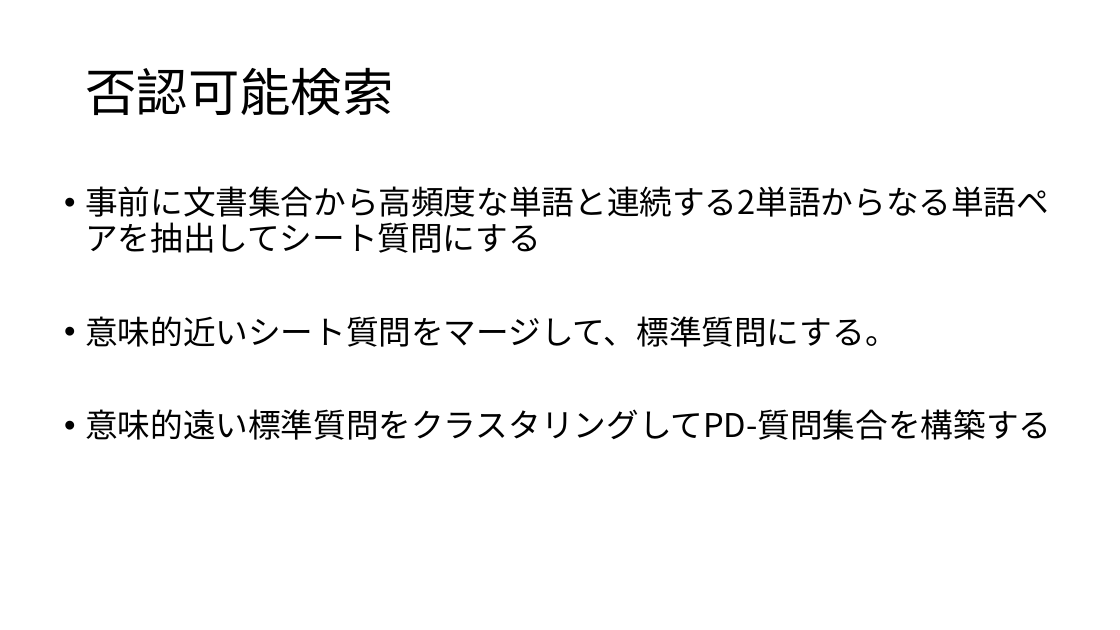
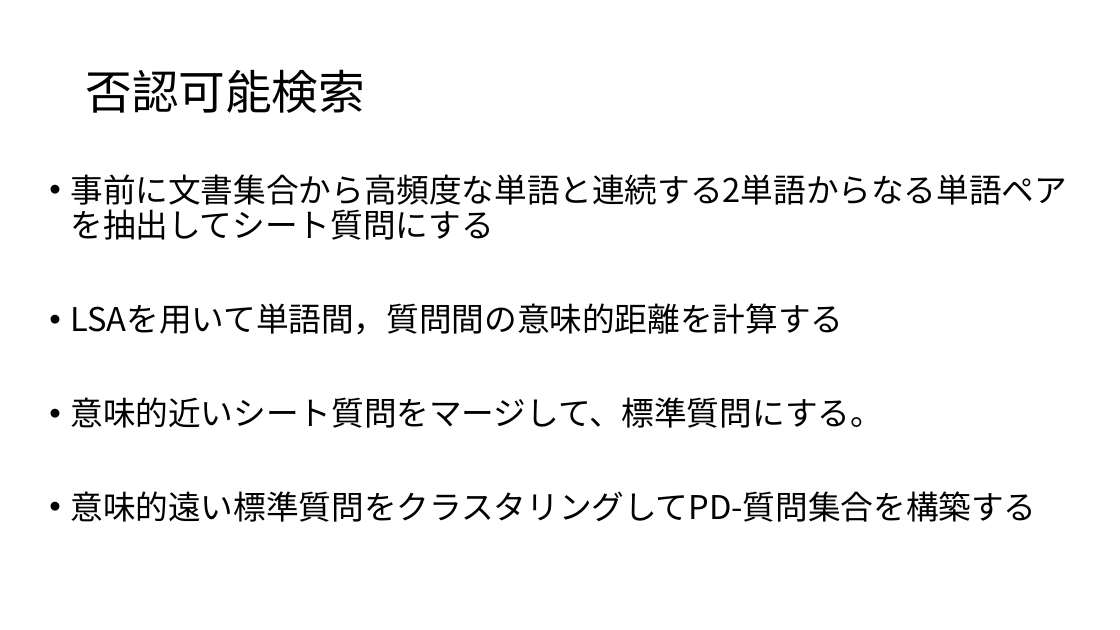
Before and after one commit to aaeviru/thesis, a slide deck: slide 17 of slide/sr2017-slide.pptx. Drawn at 1120x630 pixels with LibreOffice and Linux fonts; fonts in the diff are those of the drawing. Boxes give left, top, right and bottom in pixels: in the first picture for what was removed or moved away, otherwise in the second. Text is boxed around its words. In the diff, an @@ line names an element or a change of style, - is before the commit and + after.

```diff
--- a/slide/sr2017-slide.pptx
+++ b/slide/sr2017-slide.pptx
@@ title "否認可能検索" at [85, 69, 365, 113]: size 44 to 40 pt @@
@@ text "事前に文書集合から高頻度な単語と連続する2単語からなる単語ペアを抽出してシート質問にする": place and size @@
-text "事前に文書集合から高頻度な単語と連続する2単語からなる単語ペアを抽出してシート質問にする" at [85, 186, 1051, 440]
+text "事前に文書集合から高頻度な単語と連続する2単語からなる単語ペアを抽出してシート質問にする" at [70, 174, 1067, 522]
@@ text at [70, 303, 843, 335]: paragraph added @@
+• LSAを用いて単語間，質問間の意味的距離を計算する
```
Also in this commit, not shown: 12 other slides changed, 12 slides added, 1 slide removed, 15 other files.
